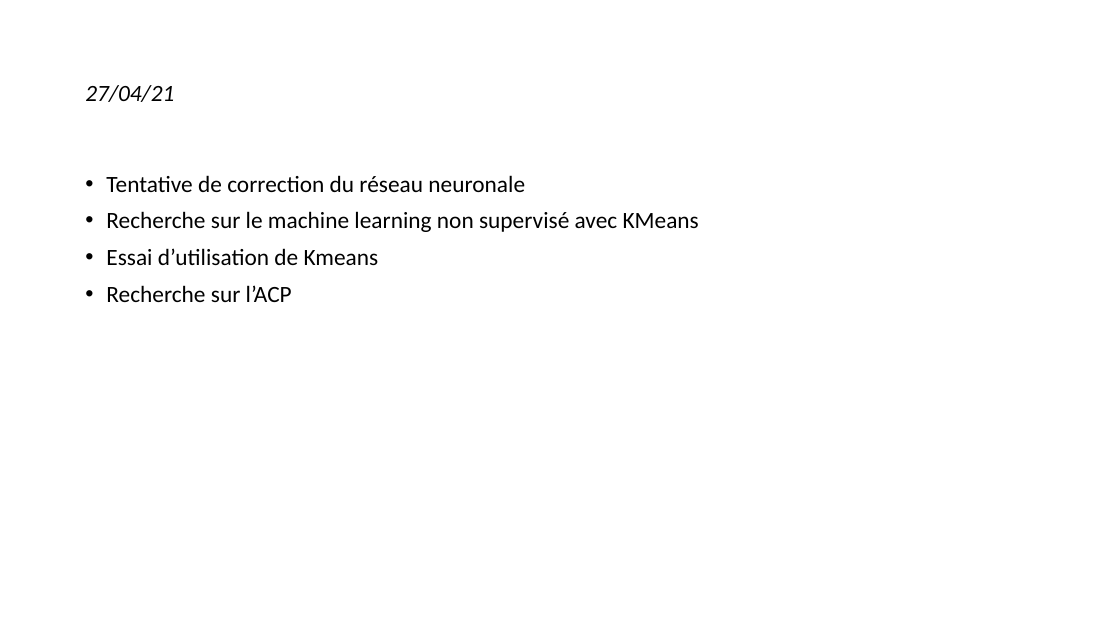
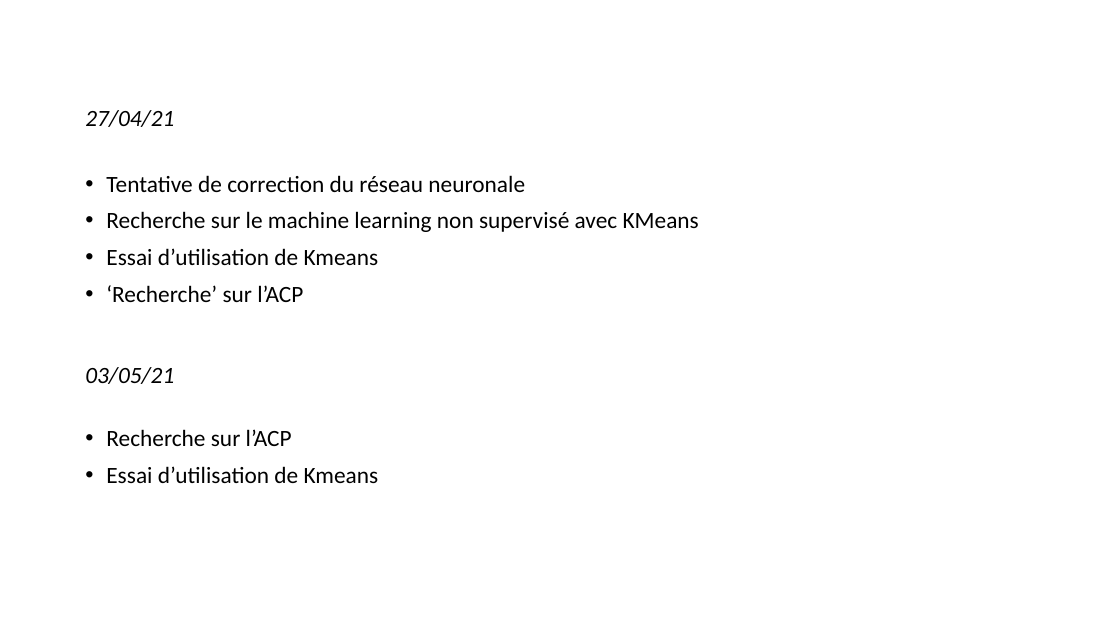
Before and after one commit to jtranchat/ML_HUB_HOUSE, a slide deck: slide 2 of ml/JournalNayet.pptx. Drawn at 1120x630 pixels with LibreOffice and Linux fonts; fonts in the diff are those of the drawing. Boxes give left, top, right and bottom in pixels: in the first picture for what was removed or moved away, otherwise in the second. Text is boxed around its words. In the diff, an @@ line names an element or a change of style, - is before the commit and + after.

```diff
--- a/ml/JournalNayet.pptx
+++ b/ml/JournalNayet.pptx
@@ title "27/04/21": place and size @@
-title "27/04/21" at [85,85,174,102]
+title "27/04/21" at [85,110,174,127]
@@ text at [106,285,303,302]: text changed @@
-• Recherche sur l’ACP
+• ‘Recherche’ sur l’ACP
@@ text added at [85,367,174,384], 20 pt, text #000000, italic @@
+03/05/21
@@ text added at [106,429,379,483], 20 pt, text #000000 @@
+• Recherche sur l’ACP
+• Essai d’utilisation de Kmeans
```
Also in this commit, not shown: 1 slide added.
